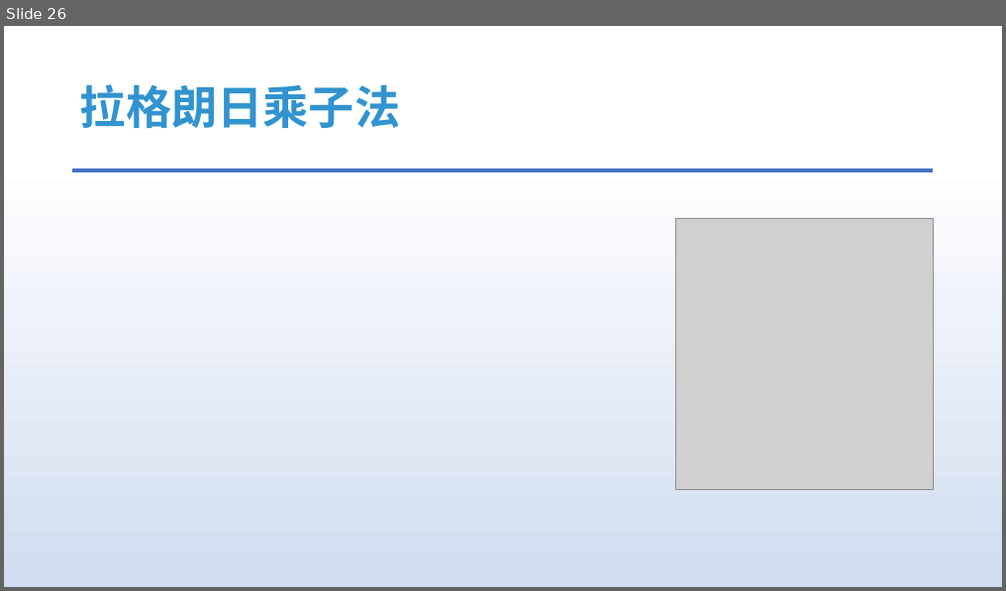
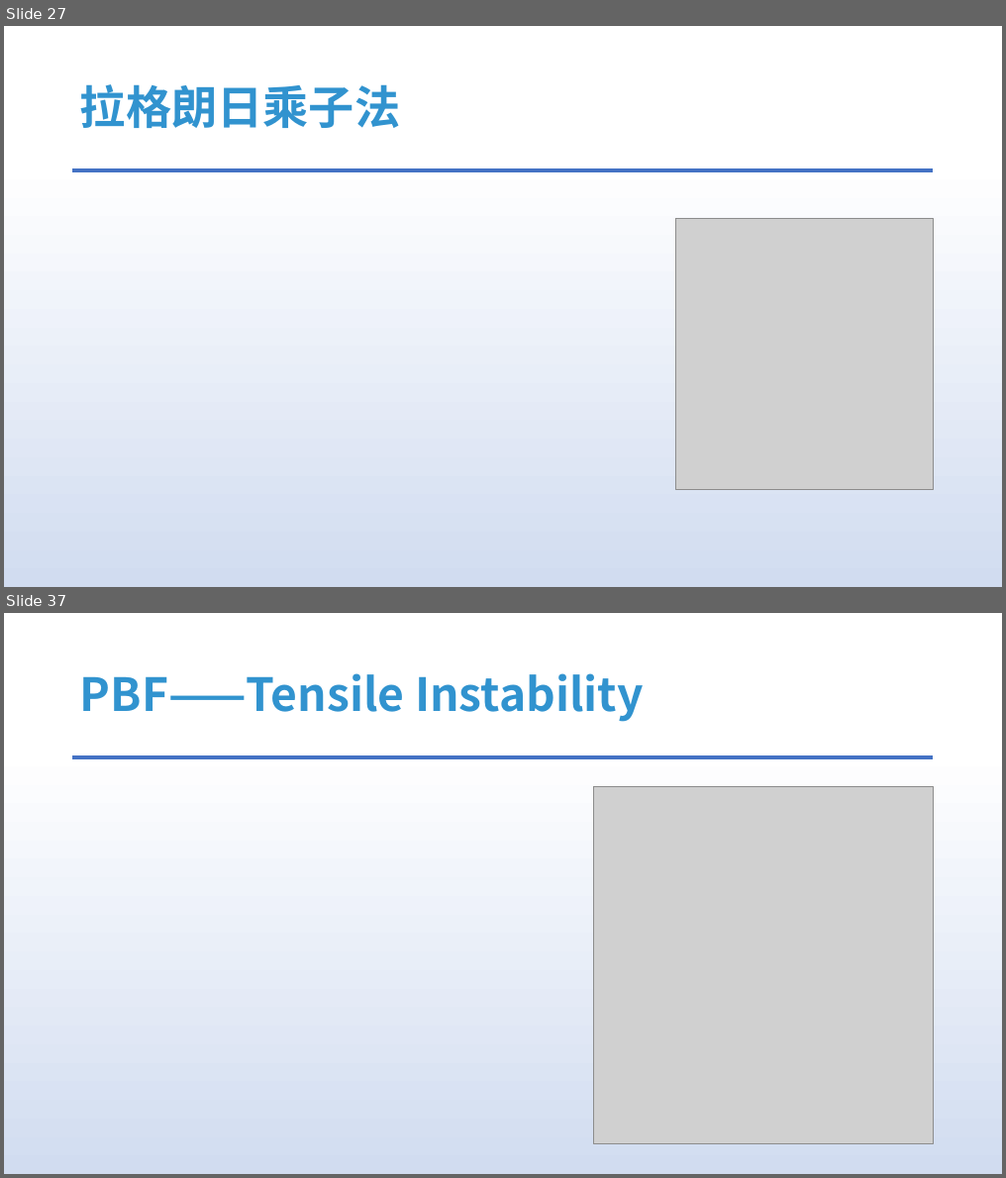
Before and after one commit to answerear/UnityFluid, a slide deck: doc/流体模拟入门分享-Part II.pptx. Shown one above the other, each under a label of ours: slide 26 before the commit, slides 27 and 37 after it; the slides between them are not shown. The pictures are 1006x591 and 1006x1178 pixels, drawn with LibreOffice and Linux fonts; fonts in the diff are those of the drawing; grey boxes stand for pictures. Boxes give left, top, right and bottom in pixels: in the first picture for what was removed or moved away, otherwise in the second. Text is boxed around its words. In the diff, an @@ line names an element or a change of style, - is before the commit and + after.

```diff
--- a/doc/流体模拟入门分享-Part II.pptx
+++ b/doc/流体模拟入门分享-Part II.pptx
@@ slide 37 added at (4,613,1002,1174), background gradient #FFFFFF to #D1DCF0 to #DAE3F3 to #ABC0E4 to #BECEEA to #C7D5ED; not listed: 1 template element that a slide beside it also shows @@
@@ title added at (80,673,644,722), 44 pt, text #3193CF, bold @@
+PBF——Tensile Instability
@@ picture added at (594,786,934,1145) @@
@@ what was slide 26 is now slide 27 @@
```
Also in this commit, not shown: 3 slides changed, 13 other slides added, 5 slides removed.
